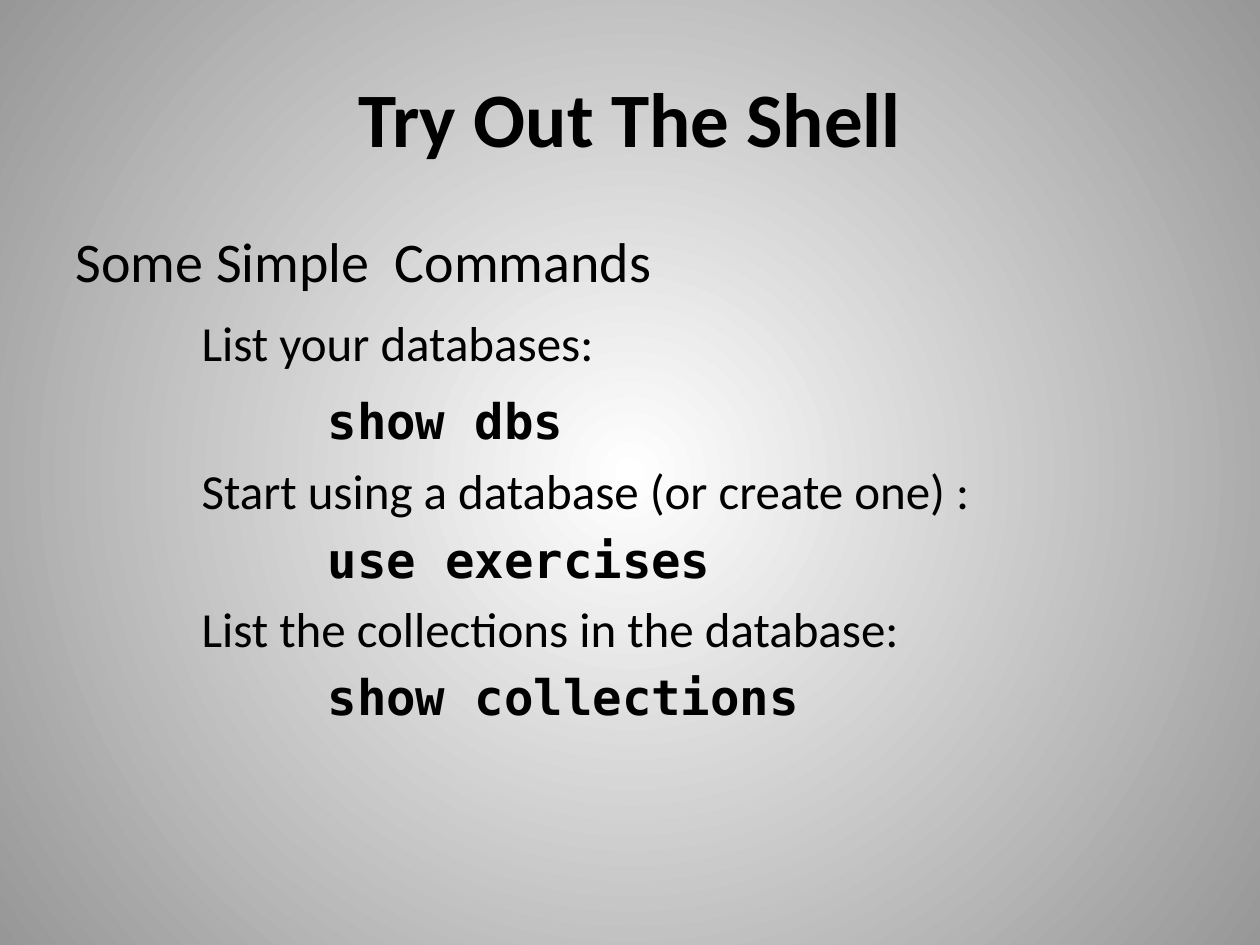
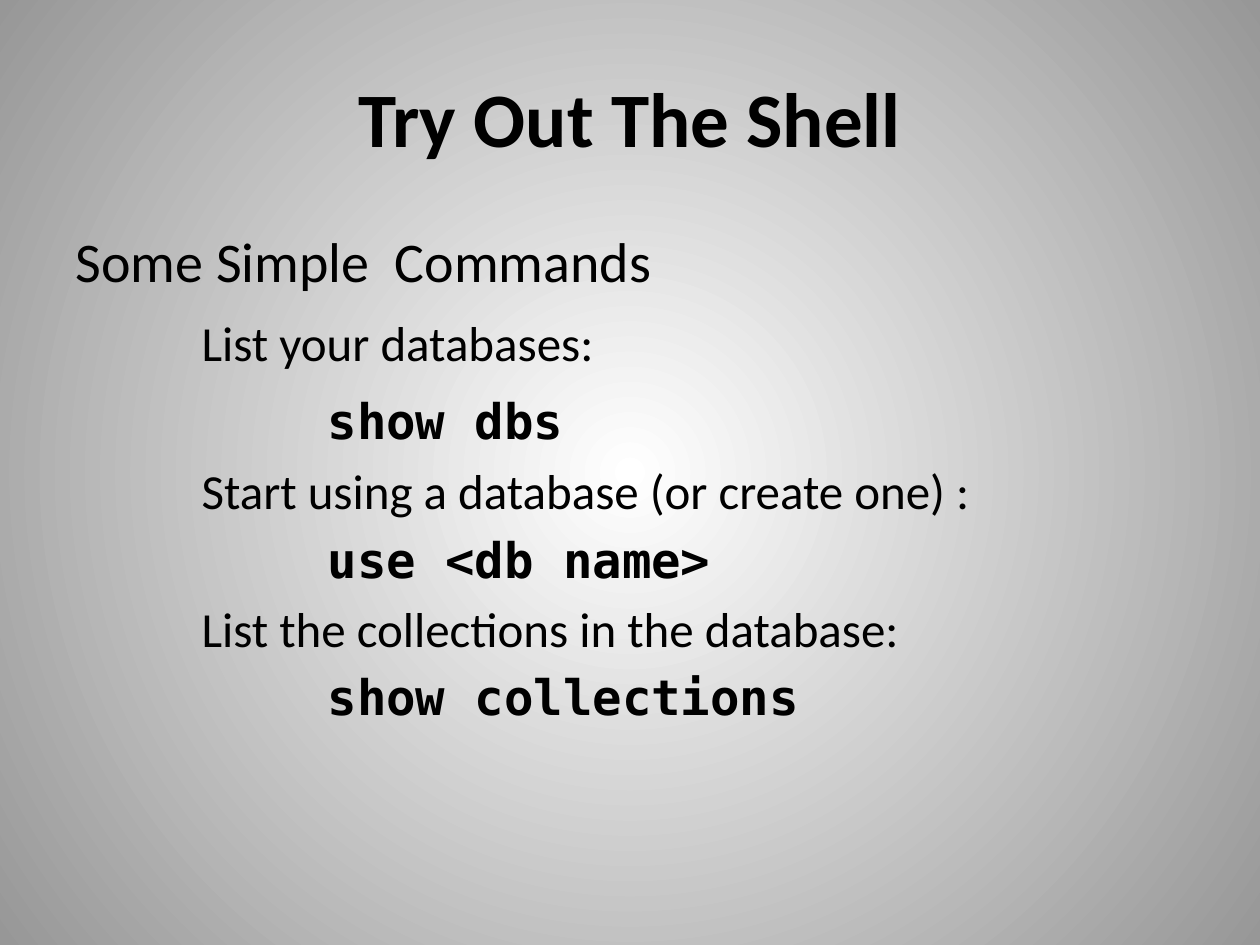
Before and after one commit to dvanvali/mongoDbPresentation, a slide deck: slide 10 of MongoDB.pptx. Drawn at 1260x945 pixels with LibreOffice and Linux fonts; fonts in the diff are those of the drawing. Boxes give left, top, right and bottom in pixels: in the first picture for what was removed or moved away, otherwise in the second. Text is boxed around its words. In the diff, an @@ line names an element or a change of style, - is before the commit and + after.

```diff
--- a/MongoDB.pptx
+++ b/MongoDB.pptx
@@ text at bbox=[328, 540, 710, 579]: text changed @@
-use exercises
+use <db name>
```
Also in this commit, not shown: 7 other slides changed, 1 other file.
